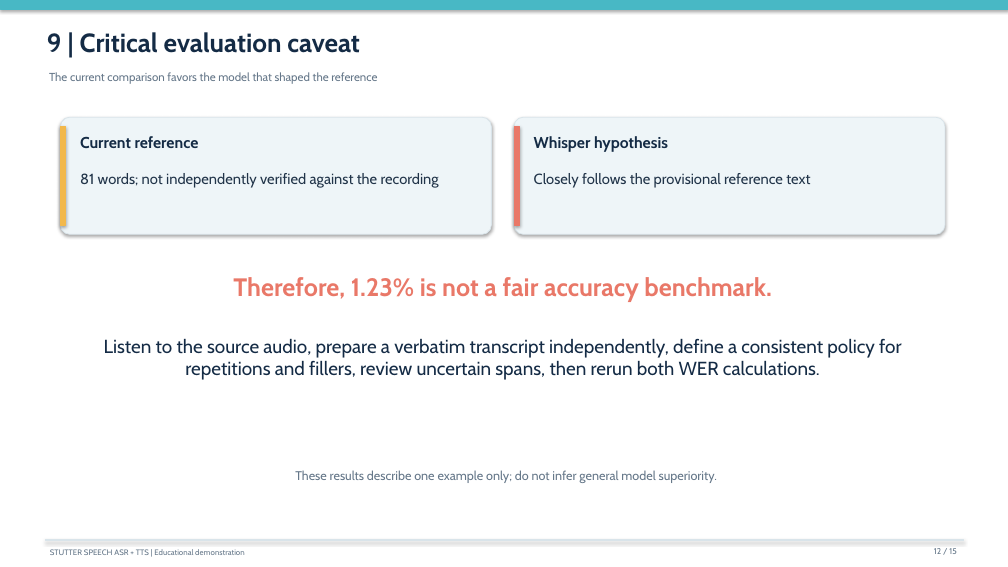
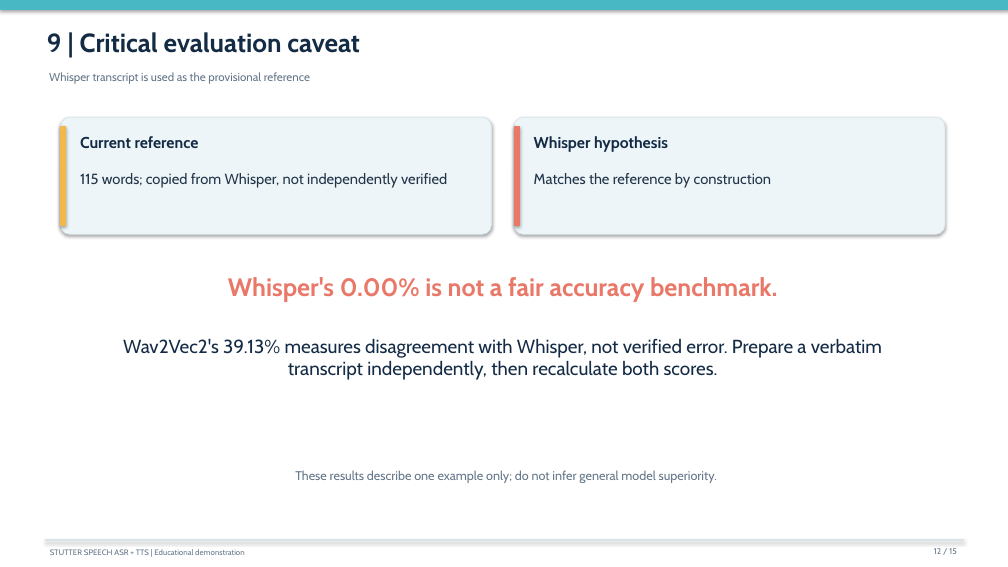
Before and after one commit to ArijitDas2005/stutter-speech-asr-tts, a slide deck: slide 12 of report/project_presentation.pptx. Drawn at 1008x567 pixels with LibreOffice and Linux fonts; fonts in the diff are those of the drawing. Boxes give left, top, right and bottom in pixels: in the first picture for what was removed or moved away, otherwise in the second. Text is boxed around its words. In the diff, an @@ line names an element or a change of style, - is before the commit and + after.

```diff
--- a/report/project_presentation.pptx
+++ b/report/project_presentation.pptx
@@ text at [49, 72, 310, 84]: text changed @@
-The current comparison favors the model that shaped the reference
+Whisper transcript is used as the provisional reference
@@ text at [80, 173, 447, 188]: text changed @@
-81 words; not independently verified against the recording
+115 words; copied from Whisper, not independently verified
@@ text at [534, 173, 771, 188]: text changed @@
-Closely follows the provisional reference text
+Matches the reference by construction
@@ text at [228, 277, 778, 302]: text changed @@
-Therefore, 1.23% is not a fair accuracy benchmark.
+Whisper's 0.00% is not a fair accuracy benchmark.
@@ text at [123, 339, 882, 380]: text changed @@
-Listen to the source audio, prepare a verbatim transcript independently, define a consistent policy for repetitions and fillers, review uncertain spans, then rerun both WER calculations.
+Wav2Vec2's 39.13% measures disagreement with Whisper, not verified error. Prepare a verbatim transcript independently, then recalculate both scores.
```
Also in this commit, not shown: 9 other slides changed, 22 other files.
